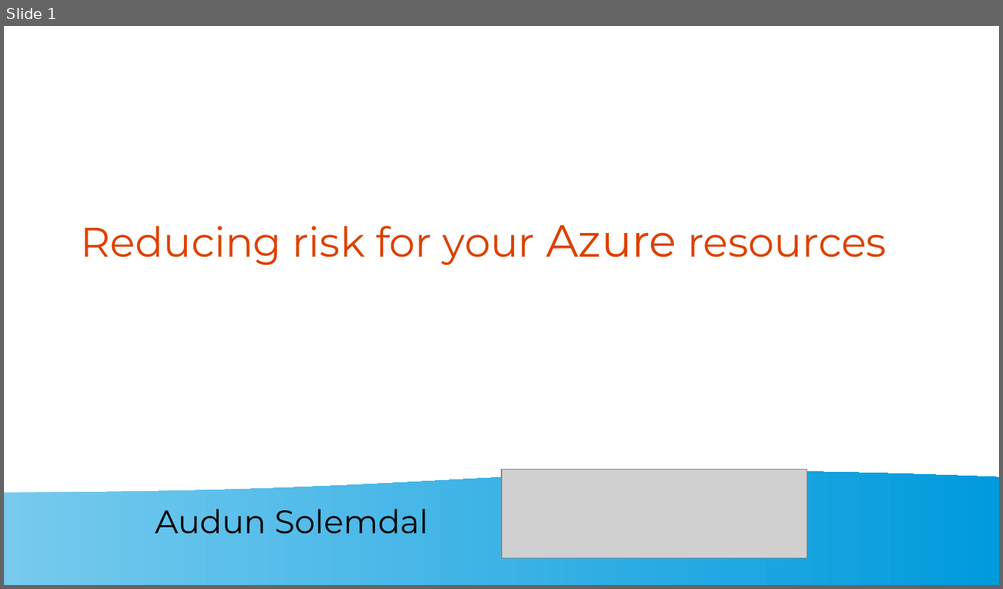
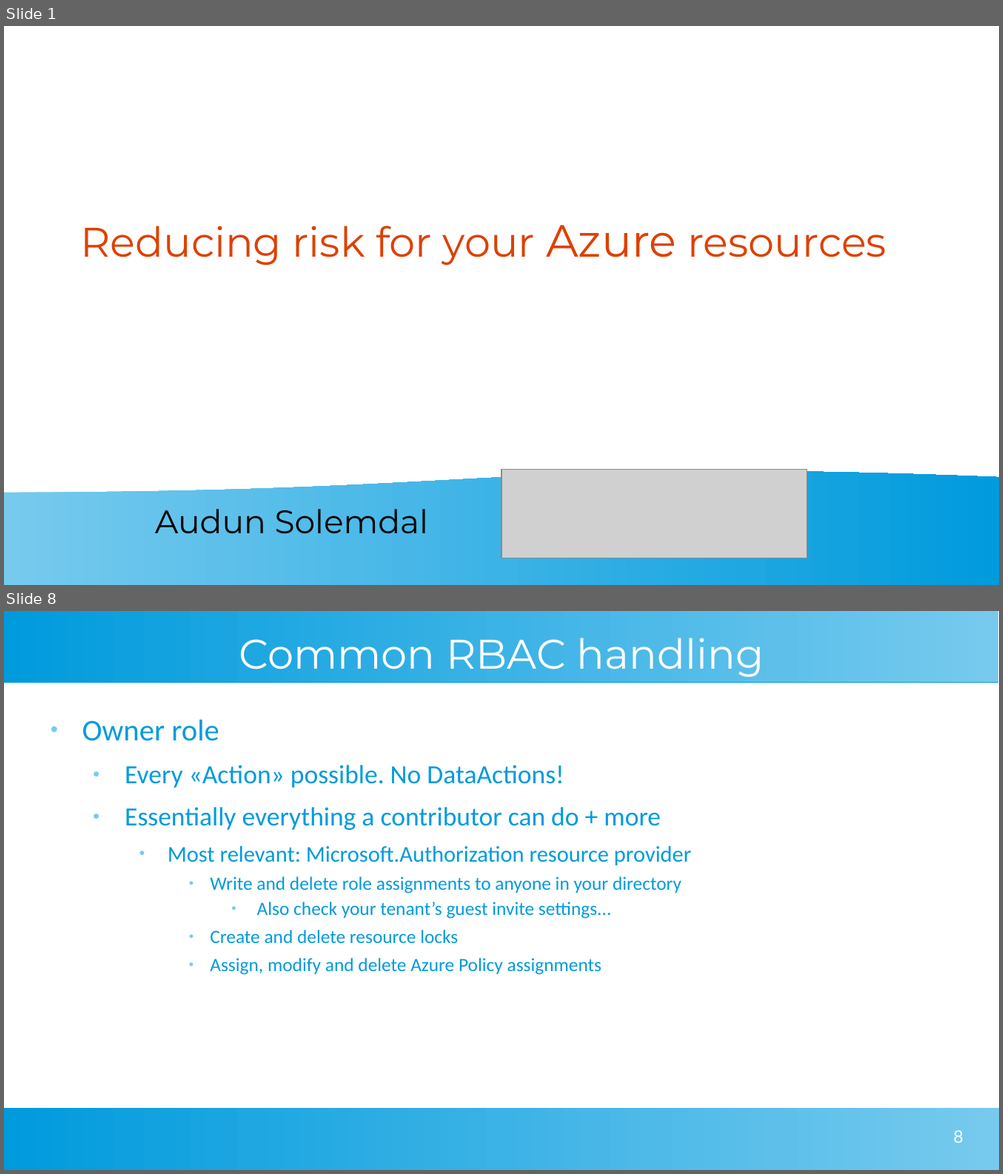
Before and after one commit to solomson/solom.tech, a slide deck: assets/presentations/reducing-azure-risk.odp. Shown one above the other, each under a label of ours: slide 1 before the commit, slides 1 and 8 after it; the slides between them are not shown. The pictures are 1003x589 and 1003x1174 pixels, drawn with LibreOffice and Linux fonts; fonts in the diff are those of the drawing; grey boxes stand for pictures. Boxes give left, top, right and bottom in pixels: in the first picture for what was removed or moved away, otherwise in the second. Text is boxed around its words. In the diff, an @@ line names an element or a change of style, - is before the commit and + after.

```diff
--- a/assets/presentations/reducing-azure-risk.odp
+++ b/assets/presentations/reducing-azure-risk.odp
@@ slide 8 added at (4,611,999,1170), background #FFFFFF @@
@@ rectangle added at (4,611,999,682), fill gradient #77CAEE to #75C9EE to #73C9ED to #71C8ED to #6FC7ED to #6EC6ED @@
@@ title added at (239,638,764,677), 33 pt, text #FFFFFF @@
+Common RBAC handling
@@ text added at (82,719,691,975), 15 pt, text #009BDD @@
+● Owner role
+  ● Every «Action» possible. No DataActions!
+  ● Essentially everything a contributor can do + more
+    ● Most relevant: Microsoft.Authorization resource provider
+      ● Write and delete role assignments to anyone in your directory
+        ● Also check your tenant’s guest invite settings...
+      ● Create and delete resource locks
+      ● Assign, modify and delete Azure Policy assignments
@@ rectangle added at (4,1108,999,1170), fill gradient #77CAEE to #75C9EE to #73C9ED to #71C8ED to #6FC7ED to #6EC6ED @@
@@ page number added at (953,1130,963,1143), 14 pt, text #FFFFFF @@
+8
```
Also in this commit, not shown: 21 other slides added, 1 slide removed, 4 other files.
